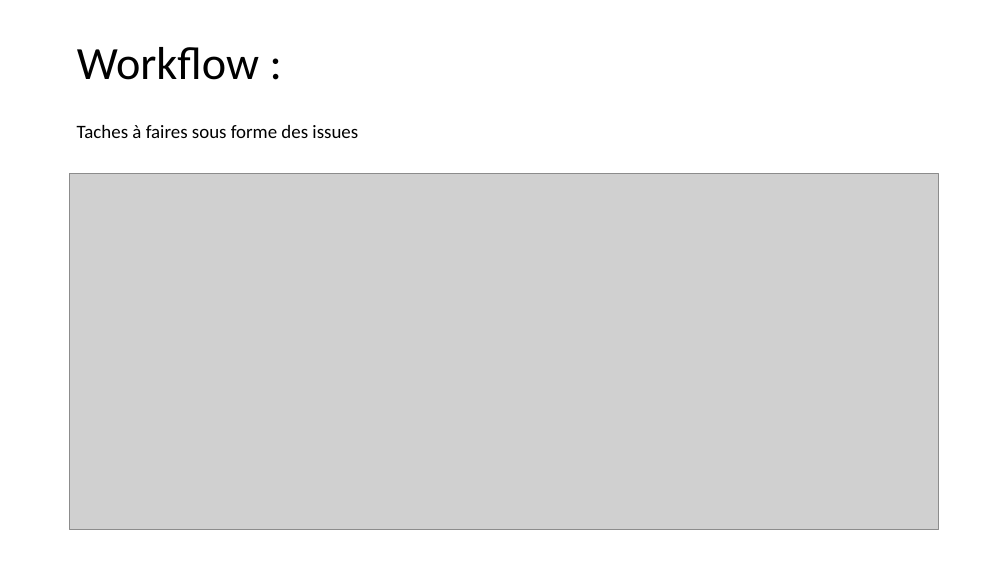
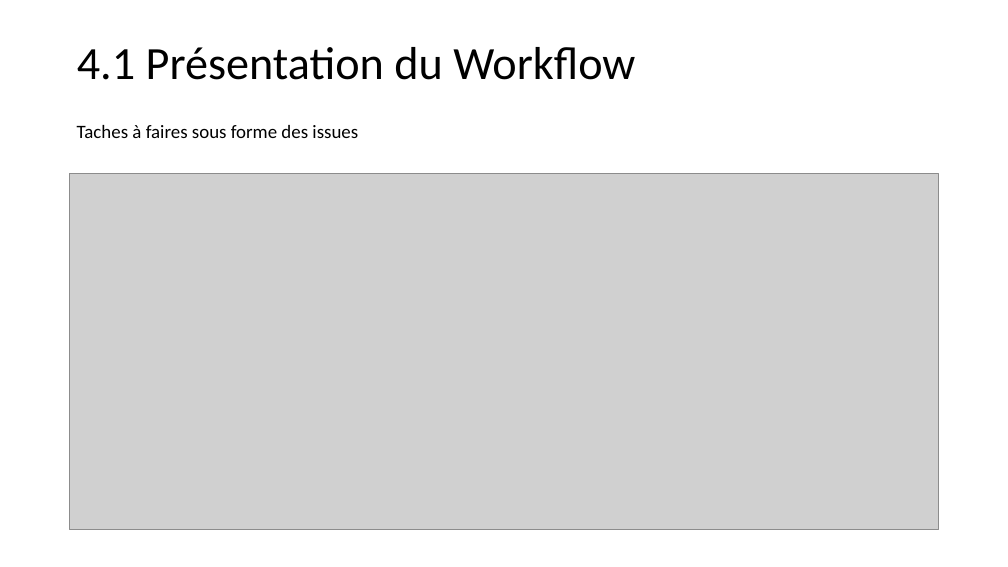
Before and after one commit to saidworks/fil_rouge, a slide deck: slide 11 of Presentation.pptx. Drawn at 1008x567 pixels with LibreOffice and Linux fonts; fonts in the diff are those of the drawing; grey boxes stand for pictures. Boxes give left, top, right and bottom in pixels: in the first picture for what was removed or moved away, otherwise in the second. Text is boxed around its words. In the diff, an @@ line names an element or a change of style, - is before the commit and + after.

```diff
--- a/Presentation.pptx
+++ b/Presentation.pptx
@@ title at [77, 47, 635, 80]: text changed @@
-Workflow :
+4.1 Présentation du Workflow
```
Also in this commit, not shown: 11 other slides changed, 2 slides added, 2 slides removed, 39 other files.
